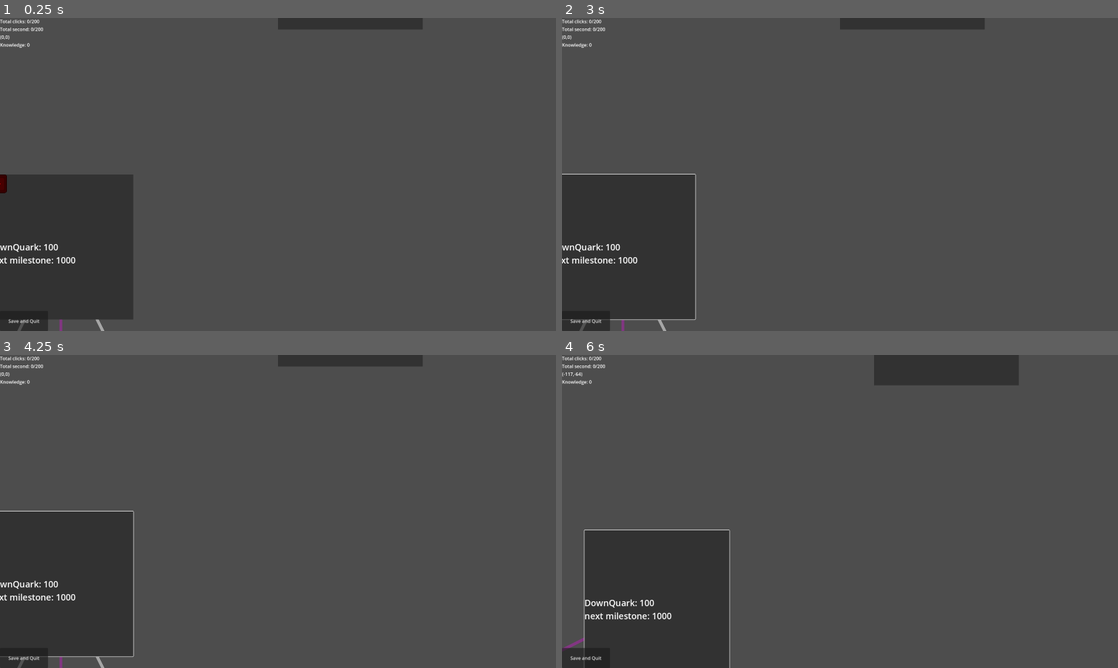
Above: before the commit, frames 1-4 (two rows, left to right).
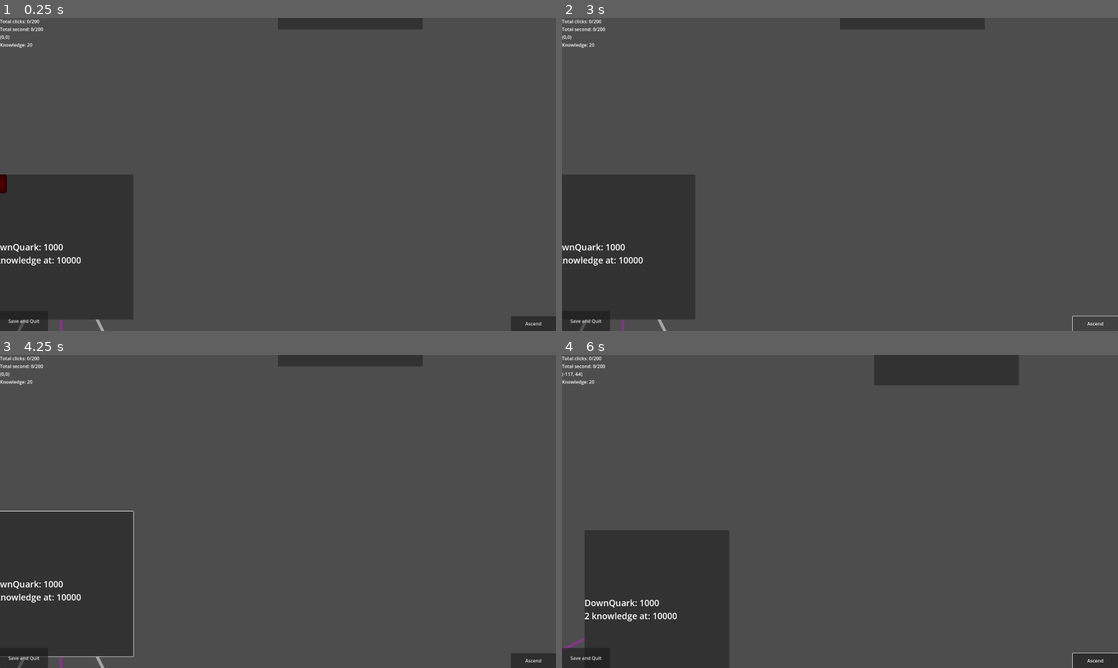
Above: after the commit, the same moments.

Repository: WilliamAHoffman/EmergentUniverse
Game: Godot game, scene res://scenes/root.tscn
Two runs of this game, one before a commit and one after it. Both use one fixed random seed, a clock stepped at 60 frames per second and the inputs below. The engine's default icon, where the game draws it, is replaced by a stand-in: a white triangle on a blue panel in a dark square.
Inputs (mouse positions are in pixels of both pictures, inside the frame that each line leads up to):
- Up to frame 1 (0.25 s): no input
- Up to frame 2 (3 s): click (1095, 324) at 0.5 s, where only the run after the commit has a clickable "Ascend"; click (623, 246) at 1.25 s; click (623, 246) at 2 s; click (1095, 324) at 2.75 s, where only the run after the commit has a clickable "Ascend"
- Up to frame 3 (4.25 s): click (61, 583) at 3.5 s
- Up to frame 4 (6 s): click (1095, 661) at 4.25 s, where only the run after the commit has a clickable "Ascend"; tap Enter at 5 s; move the mouse to (962, 495) at 5.02 s; hold Shift (single, bound only after the commit) 5.03-5.75 s; click (962, 495) at 5.17 s; tap Space at 5.75 s; drag from (728, 527) to (812, 574) at 5.77 s

The runs differ from the first frame. In frame 1, 0.6% of the frame differs, in the area x 0-100%, y 8-100%; in frame 2, 0.5%; in frame 3, 0.6%; in frame 4, 0.9%, in the area x 3-100%, y 8-100%.
Error in both runs: Attempt to call function 'eof_reached' in base 'null instance' on a null instance. (res://scripts/resource)

Commit message:
added ascend button

Diff:
--- a/project.godot
+++ b/project.godot
@@ -55,3 +55,8 @@
 "events": [Object(InputEventMouseButton,"resource_local_to_scene":false,"resource_name":"","device":-1,"window_id":0,"a …(258 unchanged characters)…
 ]
 }
+single={
+"deadzone": 0.5,
+"events": [Object(InputEventKey,"resource_local_to_scene":false,"resource_name":"","device":-1,"window_id":0,"alt_pressed":false,"shift_pressed":false,"ctrl_pressed":false,"meta_pressed":false,"pressed":false,"keycode":0,"physical_keycode":4194325,"key_label":0,"unicode":0,"location":0,"echo":false,"script":null)
+]
+}
--- a/scenes/root.tscn
+++ b/scenes/root.tscn
@@ -8,6 +8,7 @@
 [ext_resource type="Script" path="res://scripts/button scripts/line_manager.gd" id="5_mawb6"]
 [ext_resource type="Script" path="res://scripts/display scripts/display_manager.gd" id="6_iwpn0"]
 [ext_resource type="Script" path="res://scripts/bonus scripts/bonus_manager.gd" id="8_r0b50"]
+[ext_resource type="Script" path="res://scripts/acsend scripts/ascend_manager.gd" id="9_urv85"]
 
 [node name="MainScene" type="Node2D"]
 
@@ -68,6 +69,13 @@
 [node name="Knowledge" type="Label" parent="PlayerCamera/PlayerUI/DisplayManager/VBoxContainer"]
 layout_mode = 2
 
+[node name="AscendButton" type="Button" parent="PlayerCamera/PlayerUI"]
+offset_left = 1764.0
+offset_top = 1029.0
+offset_right = 1920.0
+offset_bottom = 1080.0
+text = "Ascend"
+
 [node name="ButtonManagerControl" type="Control" parent="."]
 layout_mode = 3
 anchors_preset = 0
@@ -96,5 +104,9 @@
 [node name="BonusManager" type="Node2D" parent="."]
 script = ExtResource("8_r0b50")
 
+[node name="AscendManager" type="Node2D" parent="."]
+script = ExtResource("9_urv85")
+
 [connection signal="button_down" from="PlayerCamera/PlayerUI/SaveSender/SaveQuit" to="PlayerCamera/PlayerUI/SaveSender" method="_on_save_quit_button_down"]
+[connection signal="pressed" from="PlayerCamera/PlayerUI/AscendButton" to="AscendManager" method="_on_ascend_button_pressed"]
 [connection signal="timeout" from="ButtonManagerControl/ButtonManager/ButtonTimer" to="ButtonManagerControl/ButtonManager" method="_on_resource_timer_timeout"]
--- /dev/null
+++ b/scripts/acsend scripts/ascend_manager.gd
@@ -0,0 +1,4 @@
+extends Node2D
+
+func _on_ascend_button_pressed() -> void:
+	pass # Replace with function body.
--- a/scripts/button scripts/button_data.gd
+++ b/scripts/button scripts/button_data.gd
@@ -24,16 +24,26 @@
 #Functional variables
 var add_resource = null #ResourceData #add_resources
 var add_random_resources : Dictionary #Dictionary[ResourceData, Array[lower_chance : int, higher_chance : int, quantity : int]] #add_random_resources
-var random_resource_efficiency : int
+var random_resource_efficiency : float
 
 
 #Necessary Functions
 func _on_activate(mode) -> void:
+
+
 	var quantity = 0
 	if mode == "click":
+		if Player.max_clicks <= Player.total_clicks:
+			return
 		quantity = per_click
 	if mode == "second":
+		if Player.max_seconds <= Player.total_seconds:
+			return
 		quantity = per_second
+	if mode == "single":
+		if Player.max_clicks <= Player.total_clicks:
+			return
+		quantity = 1
 	if quantity == 0:
 		return
 	if !_check_cost(quantity):
@@ -48,6 +58,8 @@
 				_add_random_resources(quantity)
 	if mode == "click":
 		Player.total_clicks += 1
+	if mode == "single":
+		Player.total_clicks += 1
 	EventBus.emit_signal("activate_button", button)
 
 
@@ -61,7 +73,7 @@
 		if(per_second != 0):
 			label.text += "\n" + "Per Second: " + str(per_second)
 		if add_resource.milestone.size() > 0:
-			label.text += "\nnext milestone: " + str(add_resource.milestone[0])
+			label.text += "\n" + str(add_resource.knowledge[0]) + " knowledge at: " + str(add_resource.milestone[0])
 
 	if cost.size() > 0:
 		label.text += "\ncost: "
@@ -102,7 +114,7 @@
 
 
 func _add_random_resources(quantity_generated_from) -> void:
-	var quantity_multi = (quantity_generated_from * float(random_resource_efficiency/100)) + 1
+	var quantity_multi = quantity_generated_from * (random_resource_efficiency/100) + 1
 	var rand_int = randi_range(0, 100)
 	for resource in add_random_resources:
 		if rand_int in range(add_random_resources[resource][0], add_random_resources[resource][1]):
--- a/scripts/button scripts/button_manager.gd
+++ b/scripts/button scripts/button_manager.gd
@@ -46,16 +46,16 @@
 	if event is InputEventMouseButton and event.pressed:
 		match event.button_index:
 			MOUSE_BUTTON_LEFT:
-				_left_click(button)
+				if Input.is_action_pressed("single"):
+					_left_click(button, "single")
+				else:
+					_left_click(button, "click")
 			MOUSE_BUTTON_RIGHT:
 				_right_click(button)
 
 
-func _left_click(button) -> void:
-	if buttons[button.name].add_resource != null:
-		buttons[button.name]._on_activate("click")
-	else:
-		buttons[button.name]._on_activate("click")
+func _left_click(button, type) -> void:
+	buttons[button.name]._on_activate(type)
 
 
 func _toggle_all() -> void:
@@ -68,6 +68,9 @@
 
 
 func _right_click(button) -> void:
+	if !_check_time():
+		return
+
 	if buttons[button.name].on_timer_active:
 		if buttons[button.name].unpause_timer:
 			buttons[button.name].unpause_timer = false
@@ -196,6 +199,9 @@
 
 
 func _on_resource_timer_timeout() -> void:
+	if !_check_time():
+		buttons["ResourceTime"].unpause_timer = false
+		return
 	Player.total_seconds += 1
 	for button in button_children:
 		if buttons[button.name].add_resource != null:
@@ -237,3 +243,9 @@
 	button_children = []
 	for template in loaded_buttons.get_children():
 		button_children.append(template.get_child(0).get_child(2))
+
+
+func _check_time() -> bool:
+	if Player.max_seconds <= Player.total_seconds:
+		return false
+	return true
--- a/scripts/global_loaded/player scripts/player.gd
+++ b/scripts/global_loaded/player scripts/player.gd
@@ -19,11 +19,11 @@
 			var words = line.split("==")
 			if words[0] == "total_clicks":
 				total_clicks = int(words[1])
-			if words[0] == "total_seconds":
+			elif words[0] == "total_seconds":
 				total_seconds = int(words[1])
-			if words[0] == "max_clicks":
+			elif words[0] == "max_clicks":
 				max_clicks = int(words[1])
-			if words[0] == "max_seconds":
+			elif words[0] == "max_seconds":
 				max_seconds = int(words[1])
-			if words[0] == "knowledge":
-				knowledge == int(words[1])
+			elif words[0] == "knowledge":
+				knowledge = int(words[1])
--- a/scripts/global_loaded/save_script.gd
+++ b/scripts/global_loaded/save_script.gd
@@ -36,6 +36,7 @@
 		file.store_string("total_quantity" + dl + str(item.total_quantity) + "\n")
 		file.store_string("perma_unlocked" + dl + str(item.perma_unlocked) + "\n")
 		file.store_string(_save_array(item.milestone, "milestone"))
+		file.store_string(_save_array(item.knowledge, "knowledge"))
 		file.store_string("\n")
 
 
--- a/scripts/resource scripts/resource_data.gd
+++ b/scripts/resource scripts/resource_data.gd
@@ -4,10 +4,11 @@
 
 var name : String
 var dict_name : String
-var quantity := 100
-var total_quantity := 100
+var quantity := 1000
+var total_quantity := 0
 var perma_unlocked = true
 var milestone = []
+var knowledge = []
 
 func check_milestone() -> void:
 	if milestone.size() == 0:
@@ -15,4 +16,5 @@
 
 	if milestone[0] <= quantity:
 		milestone.remove_at(0)
-		Player.knowledge += 1;
+		Player.knowledge += knowledge[0];
+		knowledge.remove_at(0)
--- a/scripts/resource scripts/resource_manager.gd
+++ b/scripts/resource scripts/resource_manager.gd
@@ -42,4 +42,6 @@
 					resources[dict_name].perma_unlocked = true
 			elif words[0] == "milestone":
 				resources[dict_name].milestone.append(int(words[1]))
+			elif words[0] == "knowledge":
+				resources[dict_name].knowledge.append(int(words[1]))
 	file.close()
Not shown, changed: data/base/bonus_data.txt
Not shown, changed: data/base/button_data.txt
Not shown, changed: data/base/player_data.txt
Not shown, changed: data/base/resource_data.txt
Not shown: 1 places in scenes/root.tscn that only renumber resources
